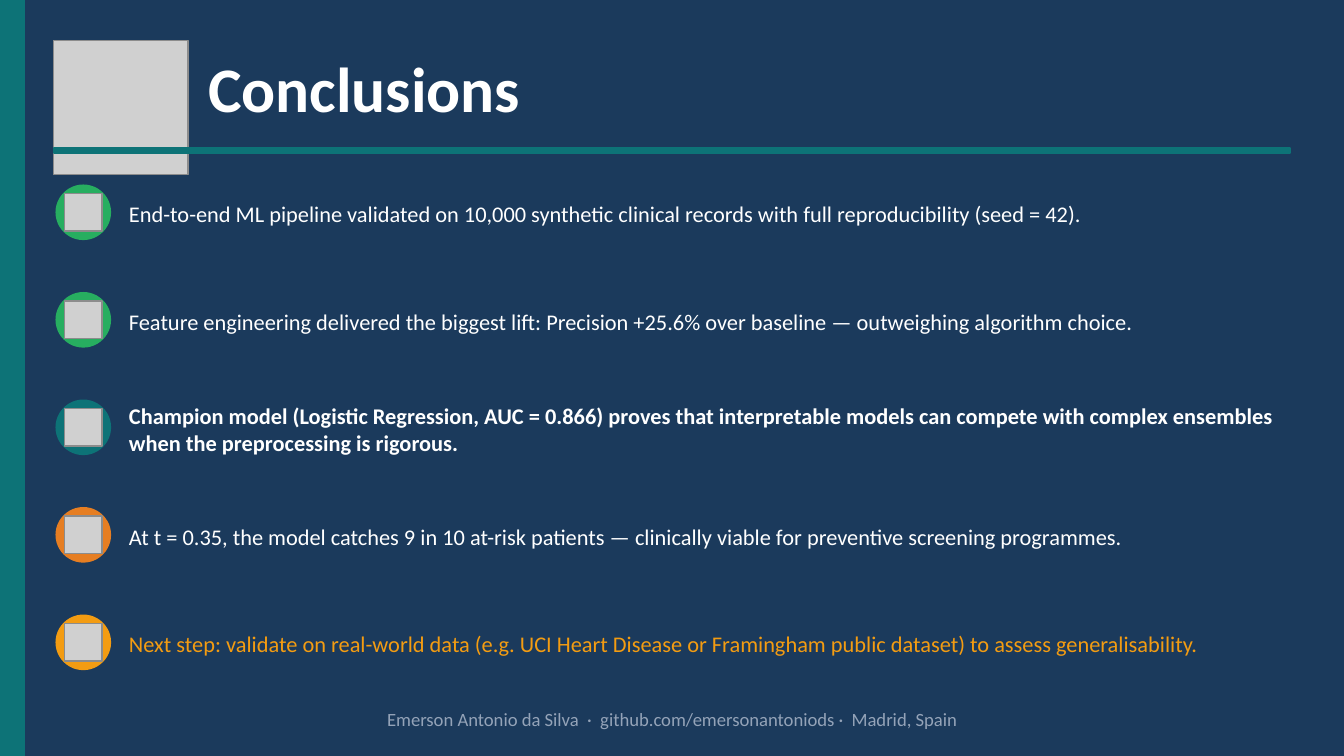
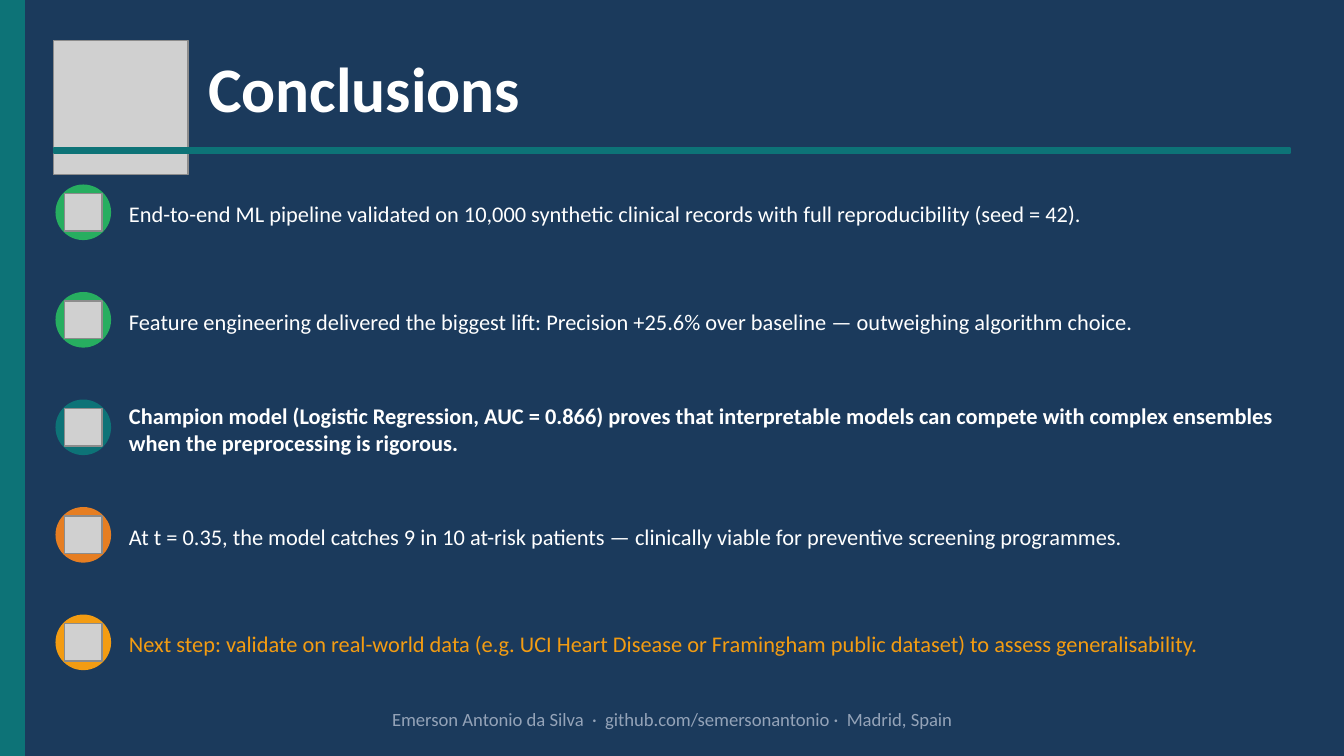
Before and after one commit to semersonantonio/Portfolio, a slide deck: slide 10 of CardioRisk_ML/presentation/CardioRisk_ML_Presentation.pptx. Drawn at 1344x756 pixels with LibreOffice and Linux fonts; fonts in the diff are those of the drawing; grey boxes stand for pictures. Boxes give left, top, right and bottom in pixels: in the first picture for what was removed or moved away, otherwise in the second. Text is boxed around its words. In the diff, an @@ line names an element or a change of style, - is before the commit and + after.

```diff
--- a/CardioRisk_ML/presentation/CardioRisk_ML_Presentation.pptx
+++ b/CardioRisk_ML/presentation/CardioRisk_ML_Presentation.pptx
@@ text at (392, 713, 952, 729): text changed @@
-Emerson Antonio da Silva · github.com/emersonantoniods · Madrid, Spain
+Emerson Antonio da Silva · github.com/semersonantonio · Madrid, Spain
```
Also in this commit, not shown: 2 other slides changed.
